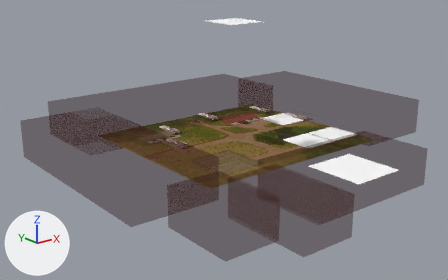
An edit to the Blender file blender-maps/assembly-hall.blend, drawn before and after from the same camera.
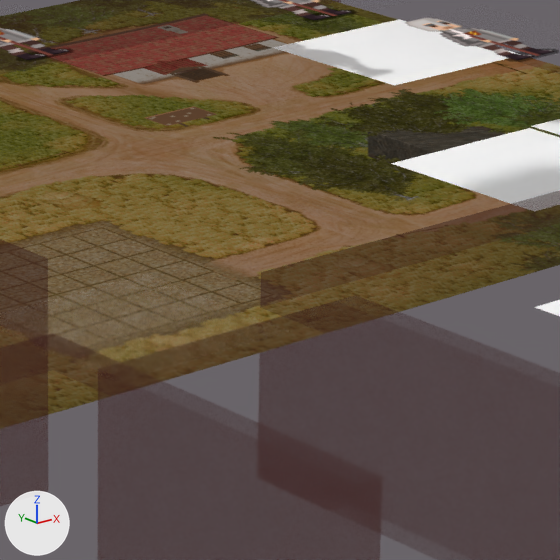
Each version is shown whole from a 50 mm camera at (-686.0, -816.0, 331.0) aimed at (-46.0, -15.0, 11.0), then close up on the part from 47% to 70% of the width and 39% to 76% of the height. Lighting does not change. The marker at lower left points along +X, +Y and +Z. The first two pictures are the older version.

The scene before the commit, as lines of its bpy script (objects in view):
```python
me_plane_002 = bpy.data.meshes.new('Plane.002')
me_plane_002.from_pydata(...)  # 4 vertices, 1 face; spans x -16.0..16.0, y -16.0..16.0, z 0.0
me_plane_002.materials.append(mat_guard)
me_plane_004 = bpy.data.meshes.new('Plane.004')
me_plane_004.from_pydata(...)  # 4 vertices, 1 face; spans x -1.0..1.0, y -1.0..1.0, z 0.0
me_plane_004.materials.append(mat_house_down)  # its picture is missing
me_plane_005 = bpy.data.meshes.new('Plane.005')
me_plane_005.from_pydata(...)  # 4 vertices, 1 face; spans x -16.0..16.0, y -16.0..16.0, z 0.0
me_plane_005.materials.append(mat_guard)
ob_background = bpy.data.objects.new('Background', me_plane_004)
ob_background.location = (0.0, 10.6, 0.0)
ob_background.scale = (187.0, 168.0, 1.0)
ob_cow = bpy.data.objects.new('Cow', me_plane_005)
ob_cow.location = (-10.6, 70.1, 28.7)
ob_cow.scale = (2.0, 2.0, 2.0)
ob_guard = bpy.data.objects.new('Guard', me_plane_002)
ob_guard.location = (98.8, 48.4, 28.7)
ob_guard.scale = (2.0, 2.0, 2.0)
# also in view: 'Elder' at (117.0, -32.0, 29.0); 'box-2' at (79.0, -94.0, 5.0); 'box-1' at (144.0, 36.0, 5.0)
```
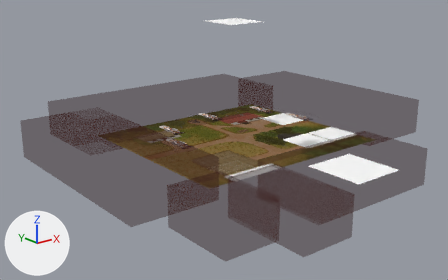
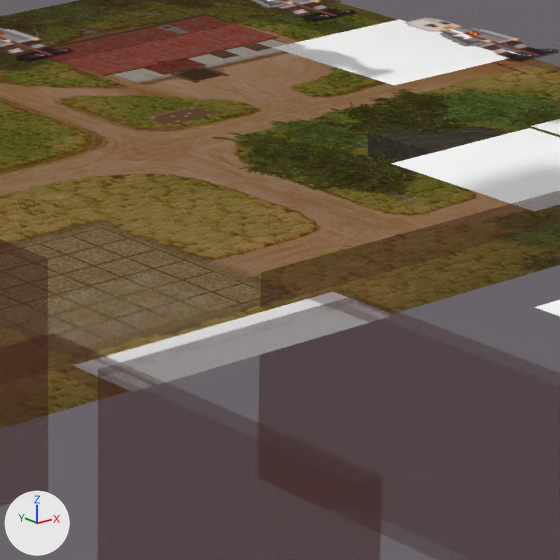
The change, as a list of edits to the scene's bpy script:
```text
Add me_plane_007_1:
    me_plane_007_1.from_pydata([(-16.0, -16.0, 0.0), (16.0, -16.0, 0.0), (-16.0, 16.0, 0.0), (16.0, 16.0, 0.0)], [], [(0, 1, 3, 2)])
Add ob_exit_tip:
    ob_exit_tip = bpy.data.objects.new('exit_tip', me_plane_007_1)
    ob_exit_tip.location = (-107.4, -162.6, 8.4)
    ob_exit_tip.scale = (2.97, 0.789, 1.4)
```

Where the change shows, as pixel boxes [x1, y1, x2, y2] in the close-ups (560 x 560 px):
'exit_tip', added
    after: [73, 292, 394, 392]
